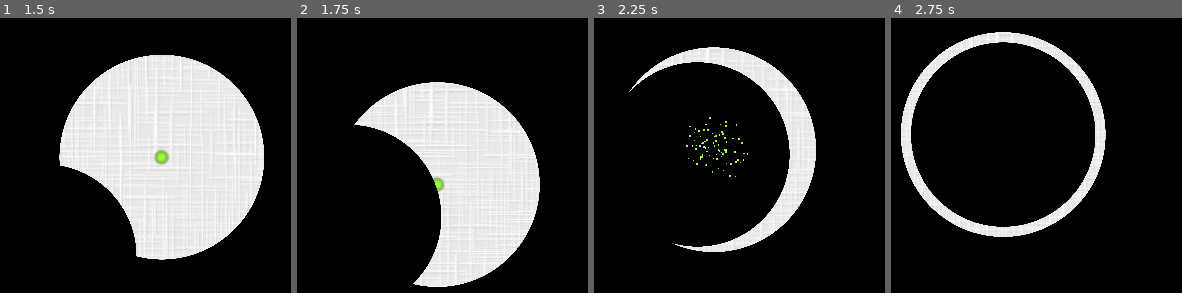
Above: before the commit, frames 1-4 (left to right).
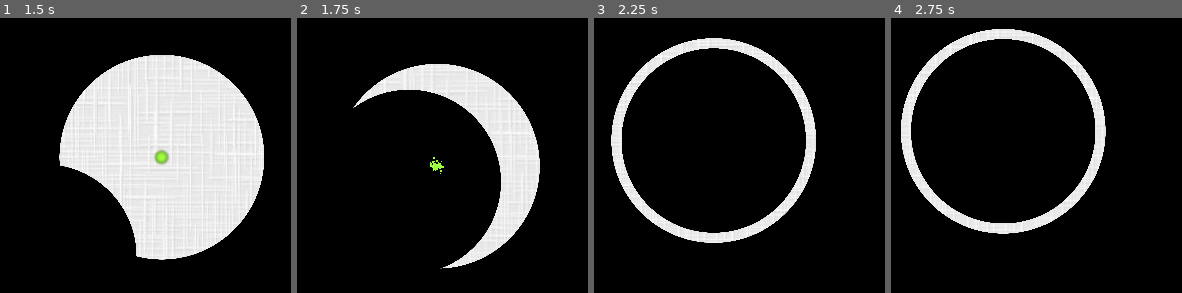
Above: after the commit, the same moments.

Repository: Disablak/Godot-Wild-Jam
Game: Godot game, scene res://Scenes/levels/base/LevelBase.tscn
Same seed, same stepped clock (60 frames per second), same inputs: the game is played once before the commit and once after it. This scene is started directly instead of the project's main scene.
Inputs (mouse positions are in pixels of both pictures, inside the frame that each line leads up to):
- Up to frame 1 (1.5 s): tap Enter at 0.5 s; move the mouse to (221, 100) at 0.52 s; hold D (move_right) 0.53-1.28 s; click (221, 100) at 0.67 s; move the mouse to (5, 152) at 1.27 s; hold S (move_down) from 1.28 s (still down)
- Up to frame 2 (1.75 s): keep holding S (move_down)
- Up to frame 3 (2.25 s): move the mouse to (outside the picture) at 2.02 s; release S (move_down) at 2.03 s; hold D (move_right) from 2.03 s (still down)
- Up to frame 4 (2.75 s): keep holding D (move_right)

Frame 1 is identical in both runs. In frame 2, 22% of the frame differs, in the area x 19-84%, y 16-98%; in frame 3, 12%; in frame 4, 3.4%.

Commit message:
tmp

Diff:
--- a/Scenes/levels/base/LevelBase.tscn
+++ b/Scenes/levels/base/LevelBase.tscn
@@ -38,7 +38,7 @@
 z_index = 2
 movementSpeed = 80.0
 size = 3
-dashSpeed = 150.0
+dashSpeed = 500.0
 dashDistance = 50.0
 
 [node name="Finish" parent="." instance=ExtResource( 1 )]
Not shown, changed: Assets/Sounds/Enemy/vox_Chant_loop.wav.import
Not shown, changed: Assets/Sounds/Enemy/vox_Scream3.wav.import
